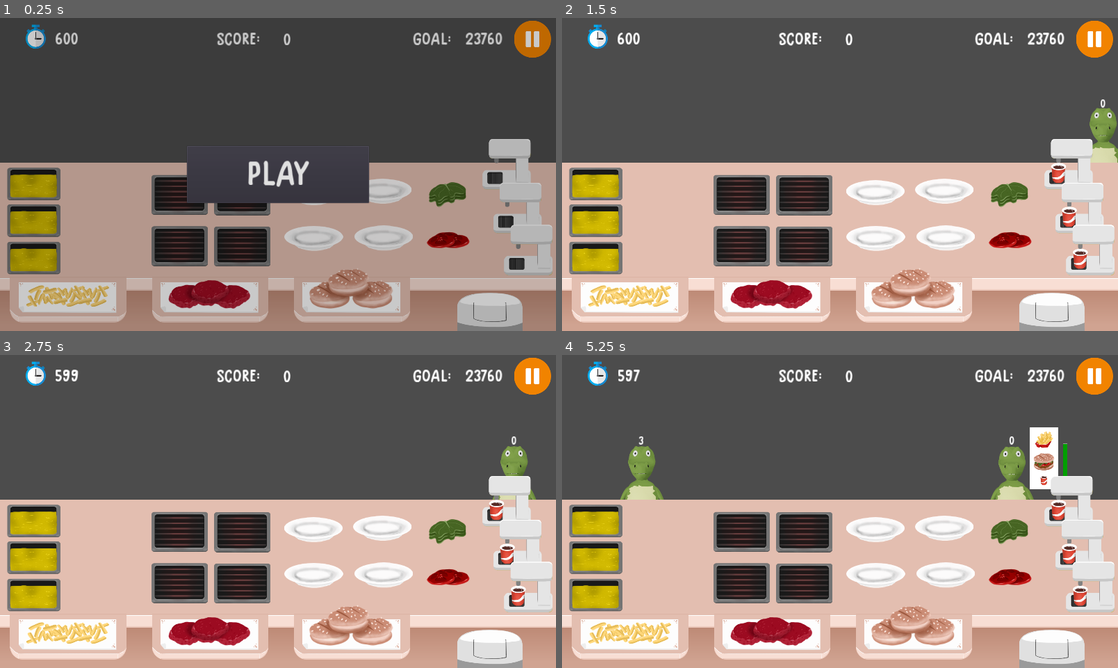
Above: before the commit, frames 1-4 (two rows, left to right).
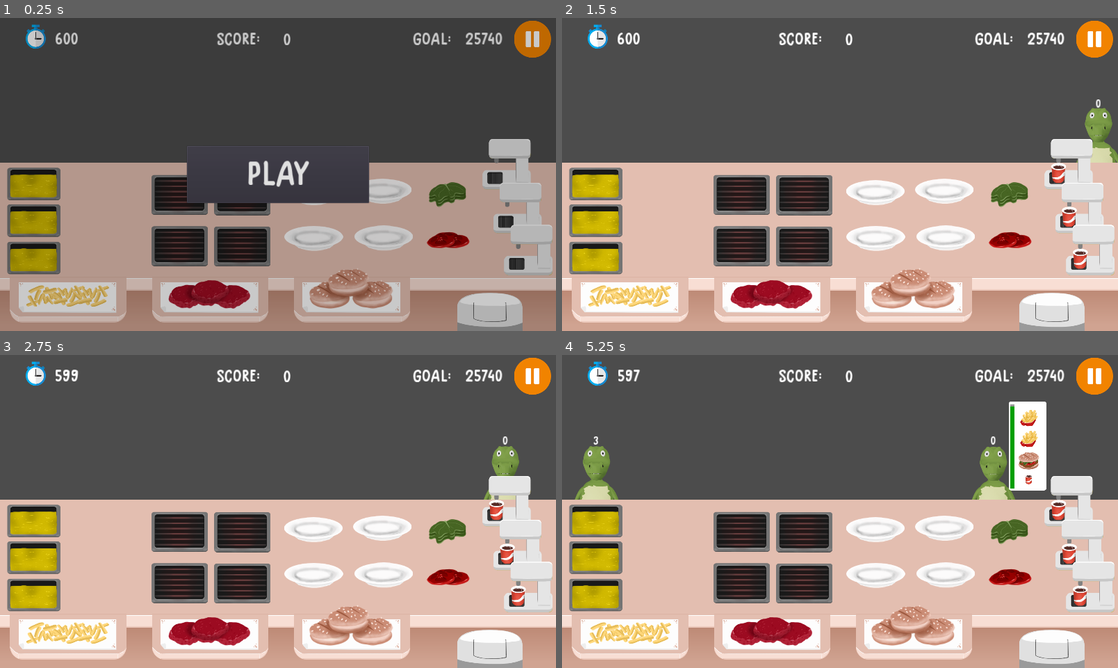
Above: after the commit, the same moments.

Repository: samuelpedrajas/MyVeganRestaurant
Game: Godot game, scene res://Scenes/Kitchen.tscn
Same seed, same stepped clock (60 frames per second), same inputs: the game is played once before the commit and once after it.
Inputs (mouse positions are in pixels of both pictures, inside the frame that each line leads up to):
- Up to frame 1 (0.25 s): no input
- Up to frame 2 (1.5 s): click "PLAY" at 0.5 s; click (1095, 39) at 1.25 s
- Up to frame 3 (2.75 s): tap Enter at 2 s
- Up to frame 4 (5.25 s): no input

The runs differ from the first frame. In frame 1, less than 0.1% of the frame differs, in the area x 85-89%, y 4-9%; in frame 2, 0.4%; in frame 3, 0.5%; in frame 4, 4.6%, in the area x 2-91%, y 4-47%.

Commit message:
progress

Diff:
--- a/Scenes/Client.tscn
+++ b/Scenes/Client.tscn
@@ -178,21 +178,36 @@
 texture = ExtResource( 3 )
 
 [node name="Bubble" type="NinePatchRect" parent="Sprite"]
-anchor_left = 1.088
-anchor_top = 0.379
-anchor_right = 1.088
-anchor_bottom = 0.379
-margin_left = -193.456
-margin_top = -207.6
-margin_right = 6.54399
-margin_bottom = -189.6
-rect_scale = Vector2( 0.5, 0.5 )
-rect_pivot_offset = Vector2( 100, 9 )
+anchor_left = 1.12834
+anchor_top = -0.3875
+anchor_right = 1.83155
+anchor_bottom = 0.38
+margin_left = -159.0
+margin_top = -200.0
+margin_right = -159.5
+margin_bottom = -200.0
+rect_pivot_offset = Vector2( 131, 0 )
 texture = ExtResource( 2 )
 patch_margin_left = 9
 patch_margin_top = 9
 patch_margin_right = 9
 patch_margin_bottom = 9
+__meta__ = {
+"_edit_use_anchors_": true
+}
+
+[node name="PatienceTimer" parent="Sprite/Bubble" instance=ExtResource( 4 )]
+position = Vector2( 13.8109, 154.025 )
+scale = Vector2( 2, 2 )
+
+[node name="Dishes" type="Control" parent="Sprite/Bubble"]
+anchor_left = 1.0
+anchor_right = 1.0
+anchor_bottom = 1.0
+margin_left = -94.0
+margin_right = 95.0
+margin_bottom = 292.0
+rect_scale = Vector2( 0.5, 0.5 )
 __meta__ = {
 "_edit_use_anchors_": false
 }
@@ -206,9 +221,6 @@
 script = SubResource( 4 )
 
 [node name="Tween" type="Tween" parent="AnimationPlayer"]
-
-[node name="PatienceTimer" parent="." instance=ExtResource( 4 )]
-position = Vector2( 135.637, -349.106 )
 
 [node name="ArrivalTime" type="Label" parent="."]
 margin_left = -104.963
@@ -224,6 +236,6 @@
 __meta__ = {
 "_edit_use_anchors_": false
 }
+[connection signal="angry" from="Sprite/Bubble/PatienceTimer" to="." method="_on_PatienceTimer_angry"]
 [connection signal="arrived" from="AnimationPlayer" to="." method="_on_AnimationPlayer_arrived"]
 [connection signal="tween_all_completed" from="AnimationPlayer/Tween" to="AnimationPlayer" method="_on_Tween_tween_all_completed"]
-[connection signal="angry" from="PatienceTimer" to="." method="_on_PatienceTimer_angry"]
--- a/Scenes/PatienceTimer.tscn
+++ b/Scenes/PatienceTimer.tscn
@@ -14,12 +14,12 @@
 one_shot = true
 
 [node name="Progress" type="ProgressBar" parent="."]
-visible = false
-margin_left = -70.0
-margin_right = 73.0
-margin_bottom = 14.0
+margin_left = -138.59
+margin_top = -82.0754
+margin_right = 6.4097
+margin_bottom = -75.0754
 rect_rotation = -90.0
-rect_pivot_offset = Vector2( 71, 7 )
+rect_pivot_offset = Vector2( 145, 10 )
 mouse_filter = 2
 custom_styles/fg = SubResource( 1 )
 custom_styles/bg = SubResource( 2 )
--- a/Scripts/Client.gd
+++ b/Scripts/Client.gd
@@ -4,7 +4,9 @@
 signal served
 signal leaving_angry
 
+onready var patience_timer = $Sprite/Bubble/PatienceTimer
 onready var bubble = $Sprite/Bubble
+onready var dishes = $Sprite/Bubble/Dishes
 var max_orders = 4
 var separation = 30
 var patience
@@ -15,12 +17,12 @@
 
 var idx
 var bubble_initial_position = null
-var dishes
+var __dishes
 
 
 func _ready():
-	for _dish in dishes:
-		bubble.add_child(_dish)
+	for _dish in __dishes:
+		dishes.add_child(_dish)
 	_resize()
 
 
@@ -31,7 +33,7 @@
 
 func walk_out():
 	bubble.hide()
-	$PatienceTimer.stop()
+	self.patience_timer.stop()
 	$AnimationPlayer.walk_out()
 
 
@@ -43,7 +45,7 @@
 func get_dishes():
 	if not bubble.is_visible():
 		return []
-	return bubble.get_children()
+	return dishes.get_children()
 
 
 func setup(_idx, _current_time, _dishes, _max_arrival_time, _patience,
@@ -53,22 +55,20 @@
 	self.seconds_gained_on_delivery = _seconds_gained_on_delivery
 	self.patience = _patience
 	self.rng = _rng
-	self.dishes = _dishes
+	self.__dishes = _dishes
 	$ArrivalTime.set_text(str(_current_time))
 	$AnimationPlayer.arrival_time = _max_arrival_time
 
 
 func accepts_dish(dish):
-	if not bubble.is_visible():
-		return false
-	for _dish in bubble.get_children():
+	for _dish in get_dishes():
 		if _dish.reference == dish.reference and _dish.served == false:
 			return true
 	return false
 
 
 func receive_dish(dish):
-	for _dish in bubble.get_children():
+	for _dish in get_dishes():
 		if _dish.reference == dish.reference and _dish.served == false:
 			dish.set_client(self, _dish)
 			_dish.served = true
@@ -77,9 +77,9 @@
 
 
 func remove_dish(_dish):
-	bubble.remove_child(_dish)
+	dishes.remove_child(_dish)
 	_dish.queue_free()
-	if bubble.get_child_count() < 1:
+	if get_dishes().size() < 1:
 		emit_signal("served", self)
 		walk_out()
 	else:
@@ -87,48 +87,39 @@
 
 
 func is_red():
-	return $PatienceTimer.red
+	return self.patience_timer.red
 
 
 func get_patience_percentage():
-	return $PatienceTimer.get_percentage()
+	return self.patience_timer.get_percentage()
 
 
 func _increase_patience():
-	$PatienceTimer.add_patience(seconds_gained_on_delivery)
+	self.patience_timer.add_patience(seconds_gained_on_delivery)
 
 
 func _resize():
-	if bubble_initial_position == null:
-		bubble_initial_position = bubble.get_position()
 	var bubble_size = bubble.get_size()
 	var x_center = bubble_size.x / 2.0
-	var new_bubble_h = separation
-
-	for child in bubble.get_children():
-		new_bubble_h += child.get_height() + separation
-
-	bubble.set_size(Vector2(bubble_size.x, new_bubble_h))
-	bubble.set_position(bubble_initial_position - Vector2(
-		0, new_bubble_h * bubble.get_scale().y
-	))
 
 	var acc = 0
-	for i in range(bubble.get_child_count()):
-		var child = bubble.get_child(i)
+	for child in get_dishes():
 		var half = child.get_height() / 2.0
 		acc += half + separation + child.get_y_offset() / 2.0
 		child.set_position(Vector2(x_center, acc))
 		acc += half - child.get_y_offset() / 2.0
+	var remaining_space = dishes.get_size().y - acc
+	for child in get_dishes():
+		child.position.y += remaining_space / 2.0
 
 
 func _on_AnimationPlayer_arrived():
 	bubble.show()
-	$PatienceTimer.start(patience)
+	self.patience_timer.start(patience)
 
 
 func _on_PatienceTimer_angry():
 	bubble.hide()
-	$PatienceTimer.stop()
+	self.patience_timer.stop()
 	$AnimationPlayer.walk_out_angry()
 	emit_signal("leaving_angry", self)
--- a/Scripts/ClientArea.gd
+++ b/Scripts/ClientArea.gd
@@ -1,7 +1,7 @@
 extends Control
 
 
-export(int) var max_n_clients = 5
+export(int) var max_n_clients = 4
 export(NodePath) onready var menu = get_node(menu)
 
 var client_scene = preload("res://Scenes/Client.tscn")
@@ -16,8 +16,8 @@
 export(float) var max_time = 600
 export(float) var max_arrival_time = 3.0
 export(float) var average_time_for_client = 3.0
-export(float) var average_reward_for_client = 120.0
-export(Array) var category_probabilities = [0.4, 0.9, 0.5]
+export(float) var average_reward_for_client = 130.0
+export(Array) var category_probabilities = [0.5, 0.8, 0.5]
 export(int) var max_orders = 4
 
 export(float) var seconds_gained_on_delivery = 3.0 * average_time_for_client
